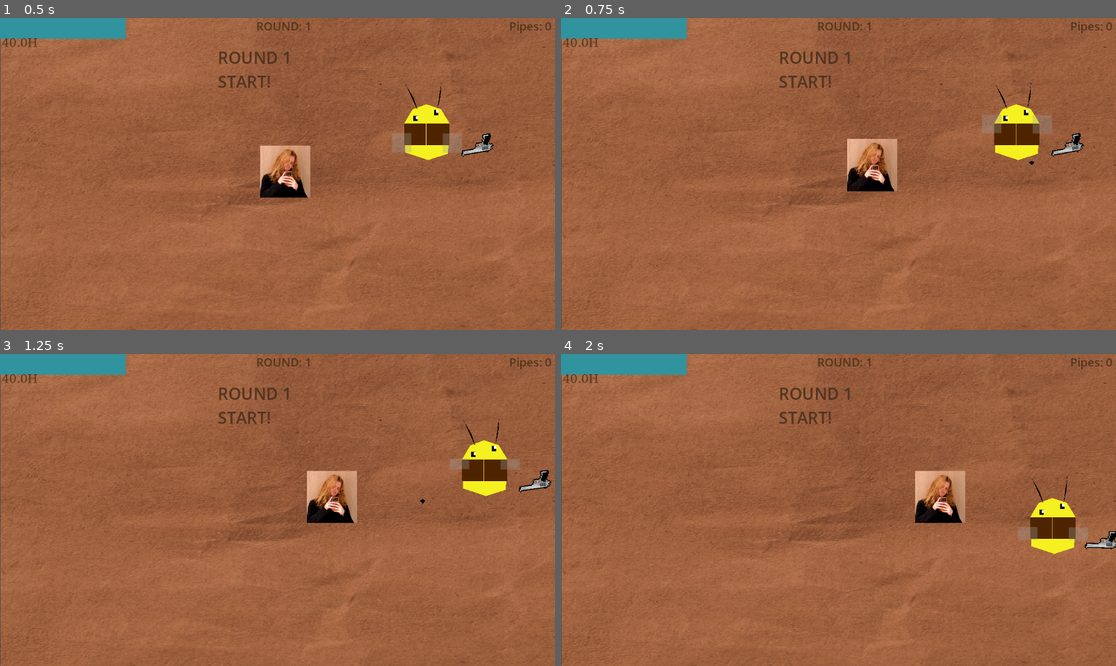
Above: before the commit, frames 1-4 (two rows, left to right).
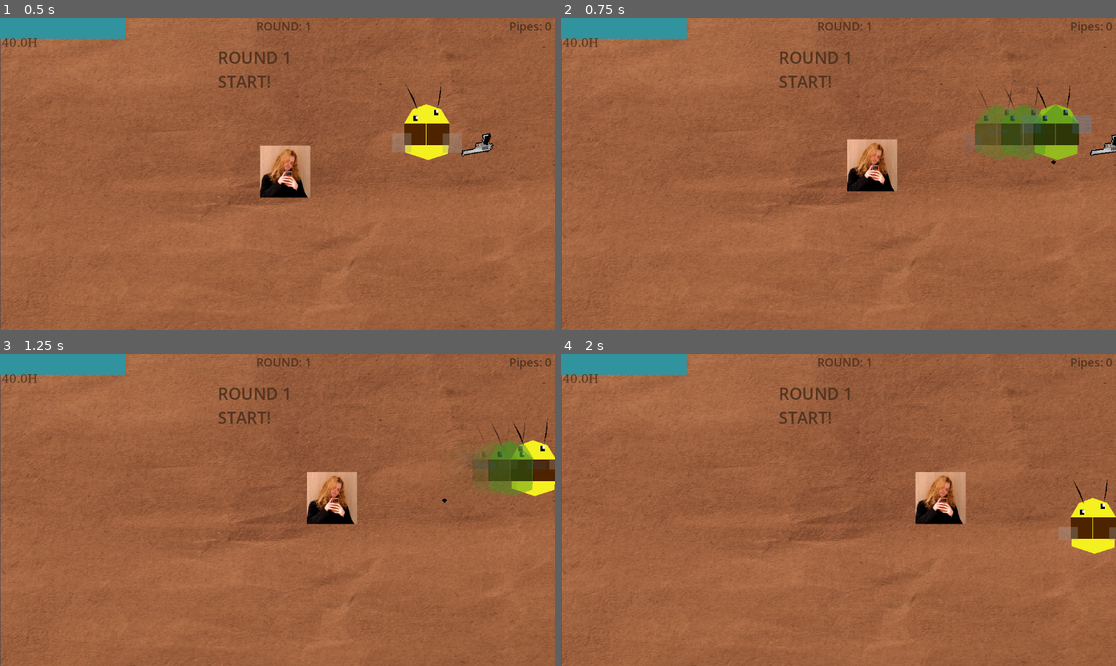
Above: after the commit, the same moments.

Repository: omarwaelppmm-a11y/real-dot
Game: Godot game, scene res://main.tscn
Two runs of this game, one before a commit and one after it. Both use one fixed random seed, a clock stepped at 60 frames per second and the inputs below.
Inputs (mouse positions are in pixels of both pictures, inside the frame that each line leads up to):
- Up to frame 1 (0.5 s): no input
- Up to frame 2 (0.75 s): tap Enter at 0.5 s; move the mouse to (960, 158) at 0.52 s; hold Right (ui_right) from 0.53 s (still down); tap Shift (dash, bound only after the commit) at 0.6 s; click (960, 158) at 0.67 s
- Up to frame 3 (1.25 s): keep holding Right (ui_right); tap Tab (toggle_shop) at 0.77, 1.07 s
- Up to frame 4 (2 s): move the mouse to (727, 525) at 1.27 s; release Right (ui_right) at 1.28 s; hold Down (ui_down) from 1.28 s (still down); tap Shift (dash, bound only after the commit) at 1.35 s; tap Tab (toggle_shop) at 1.52, 1.82 s

Frame 1 is identical in both runs. In frame 2, 3.4% of the frame differs, in the area x 51-100%, y 20-55%; in frame 3, 3.2%; in frame 4, 2.8%.

Commit message:
Polishing
just polished some stuff

Diff:
--- a/player.gd
+++ b/player.gd
@@ -75,6 +75,18 @@
 	if is_instance_valid(catch_up_bar) and is_instance_valid(health_bar):
 		catch_up_bar.value = lerp(catch_up_bar.value, health_bar.value, 5.0 * delta)
 
+func _physics_process(_delta: float) -> void:
+	if is_dashing:
+		velocity = dash_direction * dash_speed
+	else:
+		var direction := Input.get_vector("ui_left", "ui_right", "ui_up", "ui_down")
+		velocity = direction * speed
+
+		if Input.is_action_just_pressed("dash") and can_dash and direction != Vector2.ZERO:
+			start_dash(direction)
+
+	move_and_slide()
+
 func update_weapon_visibility(shotgun_unlocked: bool) -> void:
 	if is_instance_valid(statis_shotgun) and is_instance_valid(default_gun):
 		if shotgun_unlocked:
@@ -94,9 +106,7 @@
 func take_damage(amount: float) -> void:
 	current_health -= amount
 	current_health = max(0.0, current_health)
-
 	update_health_ui()
-
 	if current_health <= 0:
 		die()
 
@@ -107,7 +117,6 @@
 func update_health_ui() -> void:
 	if is_instance_valid(health_bar):
 		health_bar.value = current_health
-
 	if is_instance_valid(health_text_label):
 		health_text_label.text = str(ceil(current_health)) + "H"
 
@@ -115,31 +124,12 @@
 	if is_instance_valid(pipes_text_label):
 		pipes_text_label.text = "Pipes: " + str(pipes_score)
 
-func _physics_process(_delta: float) -> void:
-	if is_dashing:
-		velocity = dash_direction * dash_speed
-	else:
-		var direction := Input.get_vector("ui_left", "ui_right", "ui_up", "ui_down")
-		velocity = direction * speed
-
-		if direction.x != 0:
-			var target_scale_x = sign(direction.x)
-			if is_instance_valid(head): head.scale.x = target_scale_x
-			if is_instance_valid(body): body.scale.x = target_scale_x
-
-		if Input.is_action_just_pressed("dash") and can_dash and direction != Vector2.ZERO:
-			start_dash(direction)
-
-	move_and_slide()
-
 func start_dash(dir: Vector2) -> void:
 	is_dashing = true
 	can_dash = false
 	dash_direction = dir.normalized()
-
 	start_cooldown_timer()
 	spawn_ghosts_loop()
-
 	await get_tree().create_timer(dash_duration).timeout
 	is_dashing = false
 
@@ -151,16 +141,12 @@
 func create_ghost_instance() -> void:
 	var ghost = Node2D.new()
 	ghost.global_position = global_position
-
 	for child in get_children():
 		if child is Polygon2D or child is ColorRect:
 			var duplicate_child = child.duplicate()
 			ghost.add_child(duplicate_child)
-
 	get_parent().add_child(ghost)
-
 	ghost.modulate = Color(0.3, 0.6, 1.0, 0.6)
-
 	var tween = create_tween()
 	tween.tween_property(ghost, "modulate:a", 0.0, 0.3)
 	tween.tween_callback(ghost.queue_free)
--- a/project.godot
+++ b/project.godot
@@ -38,7 +38,8 @@
 }
 dash={
 "deadzone": 0.2,
-"events": []
+"events": [Object(InputEventKey,"resource_local_to_scene":false,"resource_name":"","device":-1,"window_id":0,"alt_pressed":false,"shift_pressed":false,"ctrl_pressed":false,"meta_pressed":false,"pressed":false,"keycode":0,"physical_keycode":4194325,"key_label":0,"unicode":0,"location":0,"echo":false,"script":null)
+]
 }
 
 [physics]
